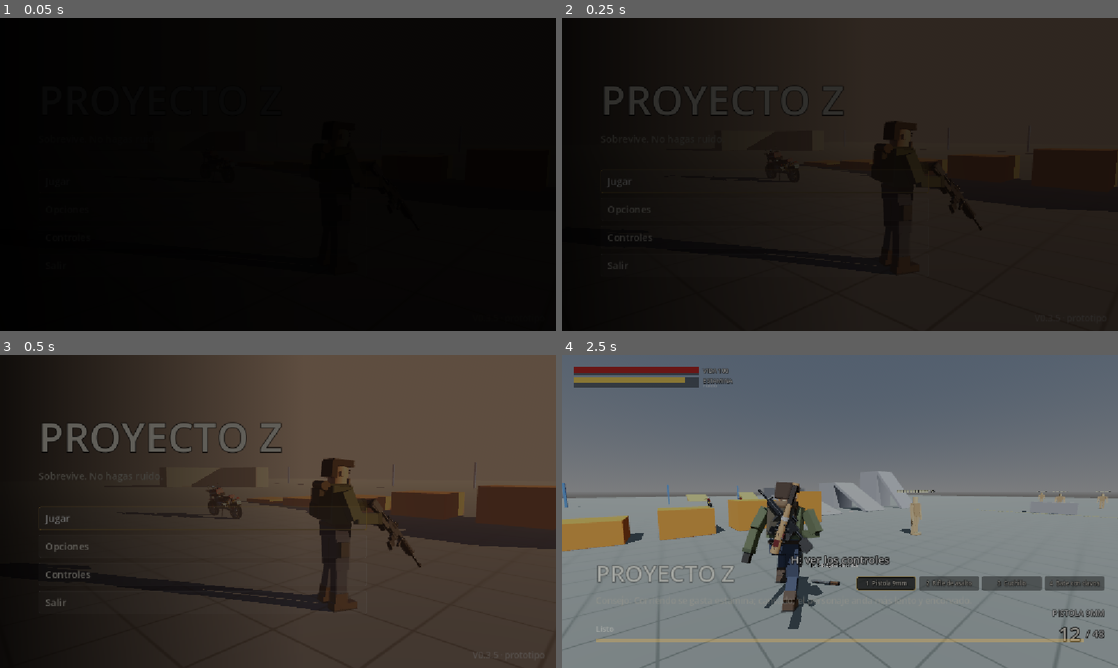
Above: before the commit, frames 1-4 (two rows, left to right).
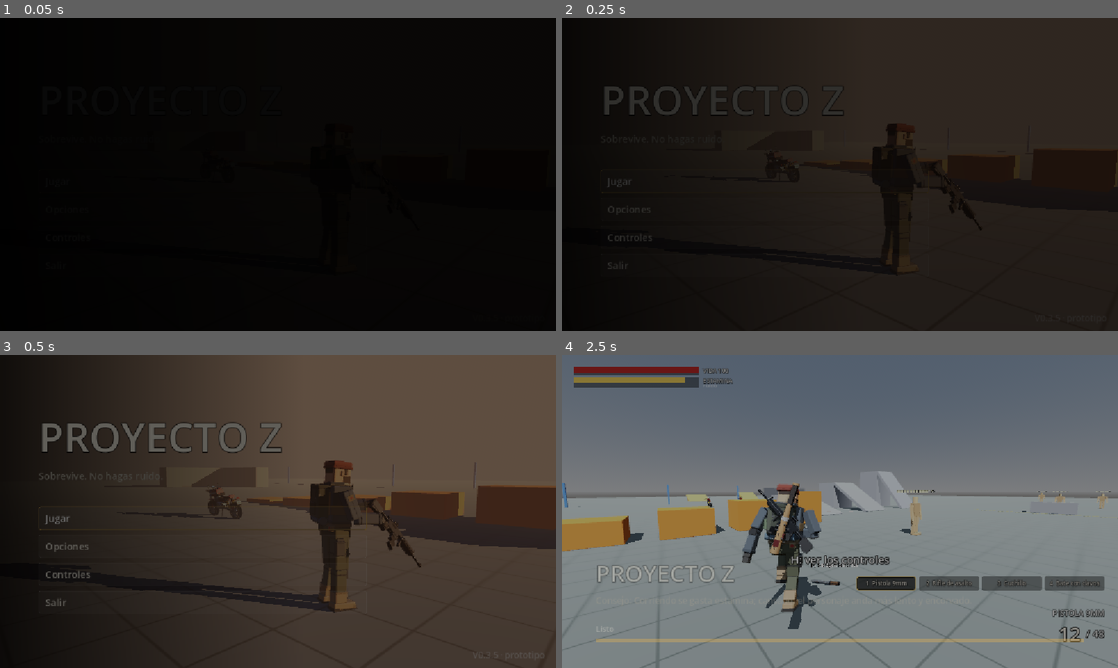
Above: after the commit, the same moments.

Repository: lamermapic-creator/proyectz
Game: Godot game, scene res://escenas/menu_principal.tscn
Two runs of this game, one before a commit and one after it. Both use one fixed random seed, a clock stepped at 60 frames per second and the inputs below.
Inputs (mouse positions are in pixels of both pictures, inside the frame that each line leads up to):
- Up to frame 1 (0.05 s): no input
- Up to frame 2 (0.25 s): no input
- Up to frame 3 (0.5 s): no input
- Up to frame 4 (2.5 s): click "Jugar" at 0.5 s; click "Jugar" at 1.25 s; tap Enter at 2 s; move the mouse to (867, 511) at 2.02 s; hold W from 2.03 s (still down); tap 1 at 2.1 s; click (867, 511) at 2.17 s; tap Space at 2.27 s

The runs differ from the first frame. In frame 2, 0.1% of the frame differs, in the area x 55-64%, y 32-75%; in frame 3, 0.6%; in frame 4, 1.2%, in the area x 32-47%, y 40-86%.

Commit message:
V4 actualizacion errores

Diff:
--- a/scripts/armas/armas.gd
+++ b/scripts/armas/armas.gd
@@ -146,7 +146,7 @@
 ## Tool.Grip (GripPos con orientación identidad en todas las armas)
 static func grip(nombre: String) -> Transform3D:
 	match nombre:
-		"Pistola": return cf(0, -0.066, 0.066)
+		"Pistola": return cf(0, -0.066 * ModelosArmas.escala("Pistola"), 0.066 * ModelosArmas.escala("Pistola"))
 		"Rifle": return cf(0, -0.049, 0.049)
 		"Machete": return cf(0, 0, 0.05)
 		"Bate": return cf(0, 0, 0.18)
@@ -257,7 +257,16 @@
 static func draw(nombre: String) -> Dictionary:
 	match nombre:
 		"Pistola": return {"reach": 0.35, "mid": cf(0.75, -0.5, -0.45) * ang(-70, 0, 0)}
-		"Rifle": return {"reach": 0.4, "mid": cf(1.05, 0.15, 0.2) * ang(-10, 70, -30)}
+		# rifle (y escopeta y fusil): de la espalda sale por el costado derecho, por FUERA del cuerpo (2026-11-01, "el
+		# arma larga atraviesa el pecho al desenfundar"): primero se pone vertical detrás del hombro, baja el cañón
+		# hacia delante junto al costado (el cargador hacia delante, nunca hacia el cuerpo; culata atrás) y, ya delante, se endereza hacia la posición de uso.
+		# "camino" = claves [u, Handle respecto al UpperTorso] entre la funda (u = 0) y la posición de uso (u = 1);
+		# al guardarla se recorre al revés
+		"Rifle": return {"reach": 0.4, "mid": cf(1.05, 0.15, 0.2) * ang(-10, 70, -30),
+			"camino": [
+				[0.3, at(Vector3(1.4, -0.45, 0.75), Vector3(0, 1, 0.2), Vector3(0, 0, 1))],
+				[0.6, at(Vector3(1.4, -0.35, -0.3), Vector3(0, 0.45, -0.89), Vector3(0, 0.89, 0.45))],
+				[0.82, at(Vector3(0.85, -0.3, -1.05), Vector3(-0.35, -0.35, -0.87), Vector3(0.3, 0.9, -0.3))]]}
 		"Cuchillo": return {"reach": 0.42, "mid": cf(-0.1, -0.2, -0.75) * ang(-40, 0, 0)}
 		"Bate": return {"reach": 0.36, "mid": cf(0.85, 1.5, 0.05) * ang(80, 0, 0)}
 		"Machete": return {"reach": 0.36, "mid": cf(0.85, 1.45, 0.05) * ang(80, 0, 0)}
--- a/scripts/armas/modelos_armas.gd
+++ b/scripts/armas/modelos_armas.gd
@@ -33,6 +33,15 @@
 
 static var _cache := {}
 
+## escala de cada modelo respecto a como está dibujado (2026-11-01, KangooG: "la pistola es muy grande"): la pistola
+## medía ~1 stud (31 cm); al 65 % mide ~20 cm, como una real al lado de un superviviente de 1,76 m. Se escalan las
+## piezas, los puntos de referencia y la empuñadura (Armas.grip), todo alrededor del Handle (la mano no se mueve)
+const ESCALA := {"Pistola": 0.65}
+
+
+static func escala(nombre: String) -> float:
+	return ESCALA.get(nombre, 1.0)
+
 
 static func piezas(nombre: String) -> Array:
 	if _cache.has(nombre):
@@ -50,12 +59,26 @@
 		"Bate": _bate(a)
 		"Hacha": _hacha(a)
 		"Palanca": _palanca(a)
+	var k := escala(nombre)
+	if k != 1.0:
+		for d in a:
+			d[2] = (d[2] as Vector3) * k
+			d[3] = (d[3] as Vector3) * k
 	_cache[nombre] = a
 	return a
 
 
 ## puntos de referencia (Attachments), relativos al Handle. "Grupo/Nombre" = dentro de un grupo móvil
 static func puntos(nombre: String) -> Dictionary:
+	var pts := _puntos(nombre)
+	var k := escala(nombre)
+	if k != 1.0:
+		for n in pts:
+			pts[n] = (pts[n] as Vector3) * k
+	return pts
+
+
+static func _puntos(nombre: String) -> Dictionary:
 	match nombre:
 		"Pistola":
 			return {"SupportGrip": Vector3(-0.132, -0.033, 0.033), "Muzzle": Vector3(0, 0.37, -0.805),
--- a/scripts/jugador/animador.gd
+++ b/scripts/jugador/animador.gd
@@ -1084,6 +1084,35 @@
 			break
 		h.origin += empuje * 1.05
 	return h
+
+
+## recorrido por claves (sacar/guardar el arma): curva suave (cúbica) por las posiciones y giros de las claves
+## [[u, Transform3D], ...] (u de 0 a 1, en orden)
+static func _por_claves(k: Array, u: float) -> Transform3D:
+	var n := k.size()
+	if u <= float(k[0][0]):
+		return k[0][1]
+	for i in n - 1:
+		var u0: float = k[i][0]
+		var u1: float = k[i + 1][0]
+		if u > u1 and i < n - 2:
+			continue
+		var a: Transform3D = k[i][1]
+		var b: Transform3D = k[i + 1][1]
+		var pa: Transform3D = k[maxi(i - 1, 0)][1]
+		var pb2: Transform3D = k[mini(i + 2, n - 1)][1]
+		var upa: float = k[maxi(i - 1, 0)][0] if i > 0 else u0 - (u1 - u0)
+		var upb: float = k[mini(i + 2, n - 1)][0] if i + 2 < n else u1 + (u1 - u0)
+		var s := clampf((u - u0) / maxf(1e-4, u1 - u0), 0.0, 1.0)
+		var d := u1 - u0
+		var pos := a.origin.cubic_interpolate_in_time(b.origin, pa.origin, pb2.origin, s, d, upa - u0, upb - u0)
+		var qa := Quaternion(a.basis.orthonormalized())
+		var qb := Quaternion(b.basis.orthonormalized())
+		var qpa := Quaternion(pa.basis.orthonormalized())
+		var qpb := Quaternion(pb2.basis.orthonormalized())
+		var q := qa.spherical_cubic_interpolate_in_time(qb, qpa, qpb, s, d, upa - u0, upb - u0)
+		return Transform3D(Basis(q.normalized()), pos)
+	return k[n - 1][1]
 
 
 ## armas de fuego: puntos de muestra del modelo (centro de cada pieza y, en las largas, sus dos extremos) en el marco
@@ -2279,14 +2308,27 @@
 		if spot_part and not D.is_empty():
 			var holster_w: Transform3D = spot_part.global_transform * spot.CF
 			var mid_w: Transform3D = chest_yaw_base * D.mid
+			# recorrido por claves (armas largas a la espalda): respecto al pecho, para que vaya siempre por fuera
+			var camino_w: Array = []
+			for kc in D.get("camino", []):
+				camino_w.append([kc[0], (P.UpperTorso as Node3D).global_transform * (kc[1] as Transform3D)])
 			if holster_t != null:
 				draw_st = null
 				var back := 0.72
 				if holster_t < back:
 					var u := Rbx.smooth(clampf(holster_t / back, 0, 1))
-					handle_cf = handle_cf.interpolate_with(mid_w, u).interpolate_with(mid_w.interpolate_with(holster_w, u), u)
+					if camino_w.size() > 0:
+						# por el mismo camino que al sacarla, al revés
+						var kk: Array = [[0.0, handle_cf]]
+						for i in range(camino_w.size() - 1, -1, -1):
+							kk.append([1.0 - float(camino_w[i][0]), camino_w[i][1]])
+						kk.append([1.0, holster_w])
+						handle_cf = _por_claves(kk, u)
+						fuera_saca = 1.0 - Rbx.smooth(clampf(u / 0.18, 0, 1))
+					else:
+						handle_cf = handle_cf.interpolate_with(mid_w, u).interpolate_with(mid_w.interpolate_with(holster_w, u), u)
+						fuera_saca = 1.0 - Rbx.smooth(clampf(u / 0.5, 0, 1))
 					support_w = 1.0 - Rbx.smooth(clampf(u / 0.35, 0, 1))
-					fuera_saca = 1.0 - Rbx.smooth(clampf(u / 0.5, 0, 1))
 				else:
 					# ya enfundada: la mano vuelve a su sitio
 					var u2 := Rbx.smooth(clampf((holster_t - back) / (1 - back), 0, 1))
@@ -2310,9 +2352,16 @@
 					else:
 						# la saca y la lleva a la posición de uso
 						var u3 := Rbx.smooth((t3 - float(D.reach)) / (1.0 - float(D.reach)))
-						handle_cf = holster_w.interpolate_with(mid_w, u3).interpolate_with(mid_w.interpolate_with(handle_cf, u3), u3)
+						if camino_w.size() > 0:
+							var kk: Array = [[0.0, holster_w]]
+							kk.append_array(camino_w)
+							kk.append([1.0, handle_cf])
+							handle_cf = _por_claves(kk, u3)
+							fuera_saca = Rbx.smooth(clampf((u3 - 0.8) / 0.18, 0, 1))
+						else:
+							handle_cf = holster_w.interpolate_with(mid_w, u3).interpolate_with(mid_w.interpolate_with(handle_cf, u3), u3)
+							fuera_saca = Rbx.smooth(clampf((u3 - 0.1) / 0.45, 0, 1))
 						support_w = Rbx.smooth(clampf((u3 - 0.7) / 0.3, 0, 1))
-						fuera_saca = Rbx.smooth(clampf((u3 - 0.1) / 0.45, 0, 1))
 
 		# apuntando o disparando, el cañón se orienta hacia lo que marca la mira (la cámara va al hombro,
 		# así que sin esto el arma iba paralela a la mira y la bala salía con otra inclinación). La bala
@@ -2345,7 +2394,7 @@
 		var fuera_t := 1.0 if kind == "Gun" and tool_shown and mdl and pb < 0.5 and mt == null else 0.0
 		if draw_st != null or holster_t != null:
 			fuera_t *= fuera_saca
-			fuera_w = minf(Rbx.damp(fuera_w, fuera_t, 8.0, dt), fuera_t)
+			fuera_w = fuera_t   # (fuera_saca ya es suave)
 		else:
 			fuera_w = Rbx.damp(fuera_w, fuera_t, 8.0, dt)
 		if kind == "Gun" and mdl and fuera_w > 0.001:
@@ -2730,7 +2779,8 @@
 			if mel_t >= 0.0:
 				arm_rate = 60.0
 			elif draw_st != null or L.holster != null:
-				arm_rate = 30.0
+				# (la derecha lleva el arma: con retraso, el arma larga atajaba por dentro del pecho)
+				arm_rate = 60.0 if s == "R" else 30.0
 		smooth_j(Lm.top, s + "Sh", arm_rate, dt)
 		smooth_j(Lm.mid, s + "El", arm_rate, dt)
 		smooth_j(Lm.fin, s + "Wr", arm_rate if tool != "" else 9.0, dt)
--- a/scripts/jugador/jugador.gd
+++ b/scripts/jugador/jugador.gd
@@ -122,6 +122,10 @@
 
 func _ready() -> void:
 	add_to_group("jugador") # así lo encuentran los zombis (y sus ruidos llevan esta marca)
+	# el superviviente hecho en Blender (el Rig de la escena se construye con el muñeco clásico; se rehace aquí, antes
+	# de que el animador lea sus piezas)
+	rig.modelo = "superviviente"
+	rig.construir()
 	motion_mode = MOTION_MODE_FLOATING
 	camara.top_level = true
 	yaw = rotation.y
--- a/scripts/jugador/rig_personaje.gd
+++ b/scripts/jugador/rig_personaje.gd
@@ -100,6 +100,11 @@
 
 ## maniquí de pruebas: mismo esqueleto, sin ropa, de madera clara
 @export var maniqui := false
+## aspecto (2026-11-01): "" = el muñeco clásico hecho por código (PIEZAS + DETALLES; lo usan los zombis, que lo
+## tiñen); "superviviente" = el modelo hecho en Blender (animaciones/blender/personaje/, ~200 piezas). El esqueleto,
+## las piezas y sus tamaños (cajas de impacto, ragdoll) son los mismos: solo cambian las mallas
+@export var modelo := ""
+const MODELOS := {"superviviente": "res://modelos/superviviente.glb"}
 
 var M := {}      # nombre -> Motor
 var P := {}      # nombre de pieza -> Node3D (con su tamaño en meta "size")
@@ -145,9 +150,13 @@
 		if maniqui:
 			col = Color8(196, 160, 112) if m.part1 in ["Head", "LeftHand", "RightHand"] else (Color8(168, 132, 90) if "Torso" in m.part1 else Color8(186, 150, 104))
 			mat = "Wood"
-		_malla(nd, m.part1, info[0], col, mat, Transform3D.IDENTITY, "head" if m.part1 == "Head" else "box", 0.0)
+		if not _usa_modelo():
+			_malla(nd, m.part1, info[0], col, mat, Transform3D.IDENTITY, "head" if m.part1 == "Head" else "box", 0.0)
 		M[m.name] = m
 		m.apply()
+	if _usa_modelo():
+		_cargar_modelo()
+		return
 	for d in DETALLES:
 		if maniqui:
 			break
@@ -155,6 +164,35 @@
 		var base: Vector3 = PIEZAS[d[1]][3]
 		var t := Transform3D(Basis(Rbx.ZAXIS, d[6]), d[2] - base)
 		_malla(padre, d[0], d[3], d[4], d[5], t, d[7], d[8])
+
+
+func _usa_modelo() -> bool:
+	return not maniqui and MODELOS.has(modelo) and ResourceLoader.exists(MODELOS[modelo])
+
+
+## mete las mallas del modelo de Blender en las piezas: en el .glb, cada pieza es un nodo con el nombre de la pieza
+## (en su centro de reposo) y sus mallas cuelgan de él, una por material
+func _cargar_modelo() -> void:
+	var ps := load(MODELOS[modelo]) as PackedScene
+	if ps == null:
+		return
+	var inst := ps.instantiate()
+	for parte in PIEZAS:
+		var src := inst.find_child(parte, true, false)
+		if src == null:
+			continue
+		for c in src.get_children():
+			if not (c is MeshInstance3D):
+				continue
+			var mi := c as MeshInstance3D
+			var t := mi.transform
+			src.remove_child(mi)
+			mi.owner = null
+			(P[parte] as Node3D).add_child(mi)
+			mi.transform = t
+			mi.name = "M_" + String(c.name).trim_prefix("M_")
+			_meshes.append(mi)
+	inst.free()
 
 
 func _malla(padre: Node3D, nombre: String, tam: Vector3, color: Color, material: String, t: Transform3D, forma: String, transp: float) -> void:
--- a/scripts/ui/menu_principal.gd
+++ b/scripts/ui/menu_principal.gd
@@ -31,6 +31,7 @@
 	add_child(nivel)
 	# el superviviente, de pie con el rifle
 	rig = RigPersonaje.new()
+	rig.modelo = "superviviente"
 	add_child(rig)
 	rig.position = Vector3(0, 3.1, 0)
 	rig.rotation.y = deg_to_rad(-25)
--- a/tests/combate.gd
+++ b/tests/combate.gd
@@ -101,6 +101,20 @@
 	for arg in OS.get_cmdline_user_args():
 		if arg.begins_with("--pitch="):
 			j.pitch = float(arg.split("=")[1])
+	if OS.get_cmdline_user_args().has("--info_arma") and _una("info", t > 1.6):
+		var an3: Animador = j.get_node("Animador")
+		var pts: Array = an3._puntos_arma(a.modelo_mano, a.equipado)
+		var zmin := 99.0
+		var zmax := -99.0
+		var ymin := 99.0
+		var ymax := -99.0
+		for p in pts:
+			zmin = minf(zmin, p.z)
+			zmax = maxf(zmax, p.z)
+			ymin = minf(ymin, p.y)
+			ymax = maxf(ymax, p.y)
+		print("INFO_ARMA %s z=[%.2f, %.2f] y=[%.2f, %.2f] torso=%s barriga=%s cuello=%s" % [a.equipado, zmin, zmax, ymin, ymax,
+			j.rig.P.UpperTorso.get_meta("size"), j.rig.P.LowerTorso.get_meta("size"), (j.rig.P.UpperTorso as Node3D).global_transform.affine_inverse() * (j.rig.P.Head as Node3D).global_position])
 	if OS.get_cmdline_user_args().has("--choque_arma") and a.modelo_mano and a.modelo_mano.visible and Armas.WEAPONS.get(a.equipado, {}).get("Kind", "") == "Gun":
 		var an2: Animador = j.get_node("Animador")
 		var peor2 := ""
@@ -112,14 +126,14 @@
 				pts.append(ab.get_endpoint(c))
 			for pl in pts:
 				var pt: Vector3 = (mi as MeshInstance3D).global_transform * (pl as Vector3)
-				for n in ["UpperTorso", "LowerTorso"]:
+				for n in (["UpperTorso", "LowerTorso", "Head", "LeftUpperArm", "LeftUpperLeg", "RightUpperLeg"] if OS.get_cmdline_user_args().has("--todo_cuerpo") else ["UpperTorso", "LowerTorso"]):
 					var nd: Node3D = j.rig.P[n]
 					var sz: Vector3 = nd.get_meta("size")
 					var lp: Vector3 = nd.global_transform.affine_inverse() * pt
 					var pen := minf(minf(sz.x * 0.5 - absf(lp.x), sz.y * 0.5 - absf(lp.y)), sz.z * 0.5 - absf(lp.z))
 					if pen > pmax2:
 						pmax2 = pen
-						peor2 = "%s en %s" % [mi.name, n]
+						peor2 = "%s en %s lp=(%.2f,%.2f,%.2f) h=%s" % [mi.name, n, lp.x, lp.y, lp.z, (j.rig.P.UpperTorso as Node3D).global_transform.affine_inverse() * a.modelo_mano.global_position]
 		if pmax2 > 0.03:
 			var est := "AIM" if j.aiming else ("HIP" if j.firing or t - an2.last_shot_t < 0.8 else "LOW")
 			if an2.reload_st != null:
Binary file added: modelos/superviviente.glb
Not shown, added: modelos/superviviente.glb.import
Not shown, changed: CAMBIOS.md
Not shown, changed: CLAUDE.md
Not shown, changed: animaciones/blender/LEEME.md
